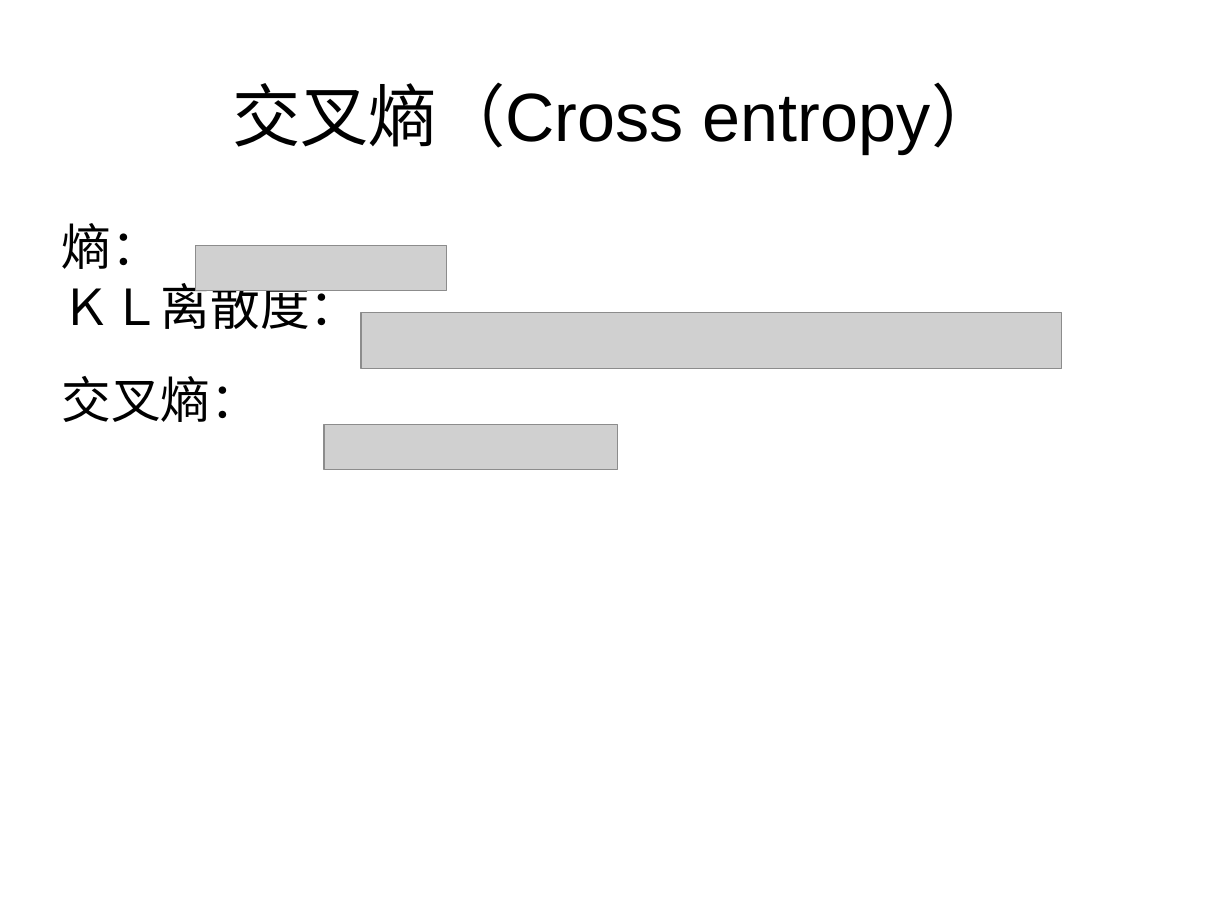
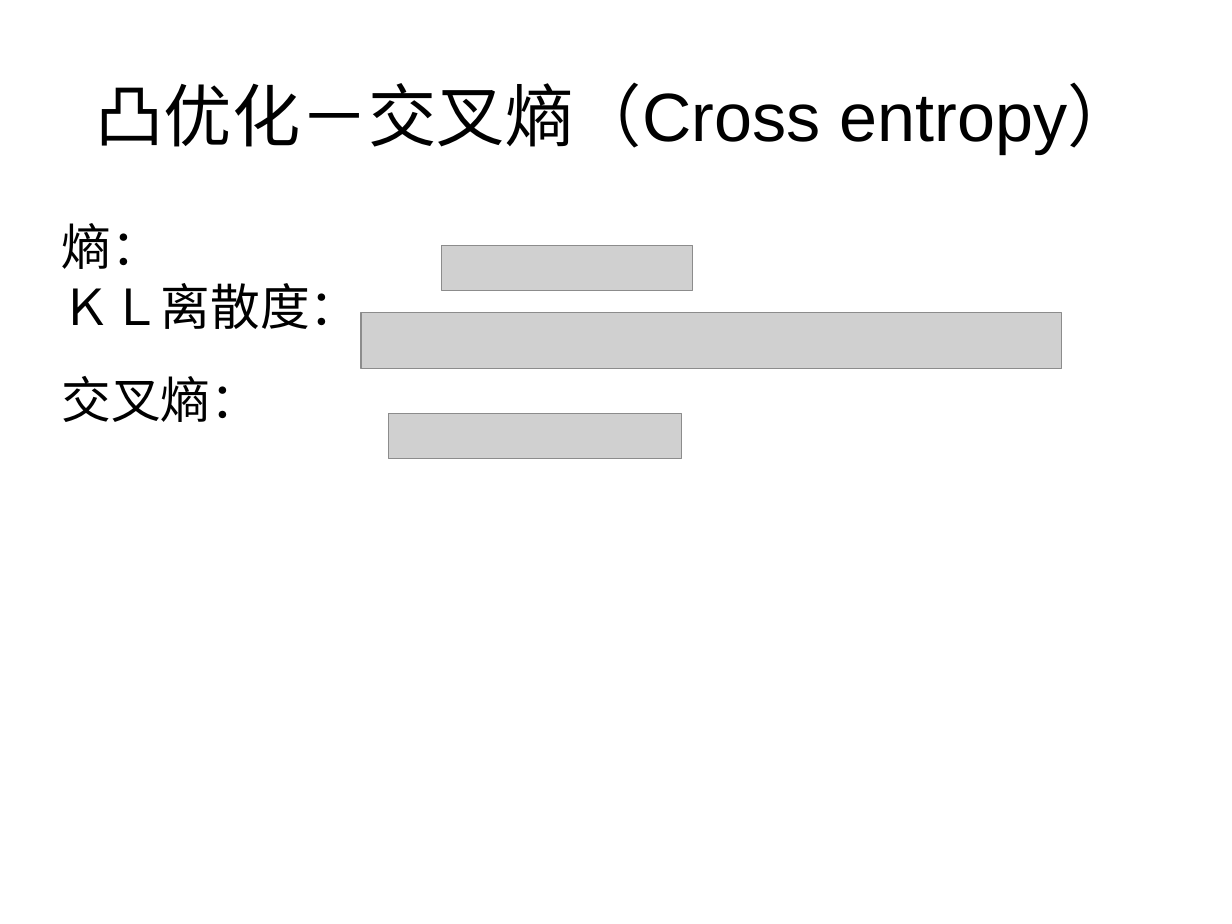
Before and after one commit to qqqil/tensorflow_test, a slide deck: slide 8 of docs/nn.pptx (slide 6 before the commit). Drawn at 1232x924 pixels with LibreOffice and Linux fonts; fonts in the diff are those of the drawing; grey boxes stand for pictures. Boxes give left, top, right and bottom in pixels: in the first picture for what was removed or moved away, otherwise in the second. Text is boxed around its words. In the diff, an @@ line names an element or a change of style, - is before the commit and + after.

```diff
--- a/docs/nn.pptx
+++ b/docs/nn.pptx
@@ text at <box>95,82,1137,153</box>: text changed @@
-交叉熵（Cross entropy）
+凸优化－交叉熵（Cross entropy）
@@ picture: place and size @@
-picture at <box>196,245,447,290</box>
+picture at <box>442,245,693,290</box>
@@ picture: place and size @@
-picture at <box>324,424,617,468</box>
+picture at <box>389,414,682,458</box>
```
Also in this commit, not shown: 2 other slides changed, 17 slides added, 5 slides removed, 6 other files.
